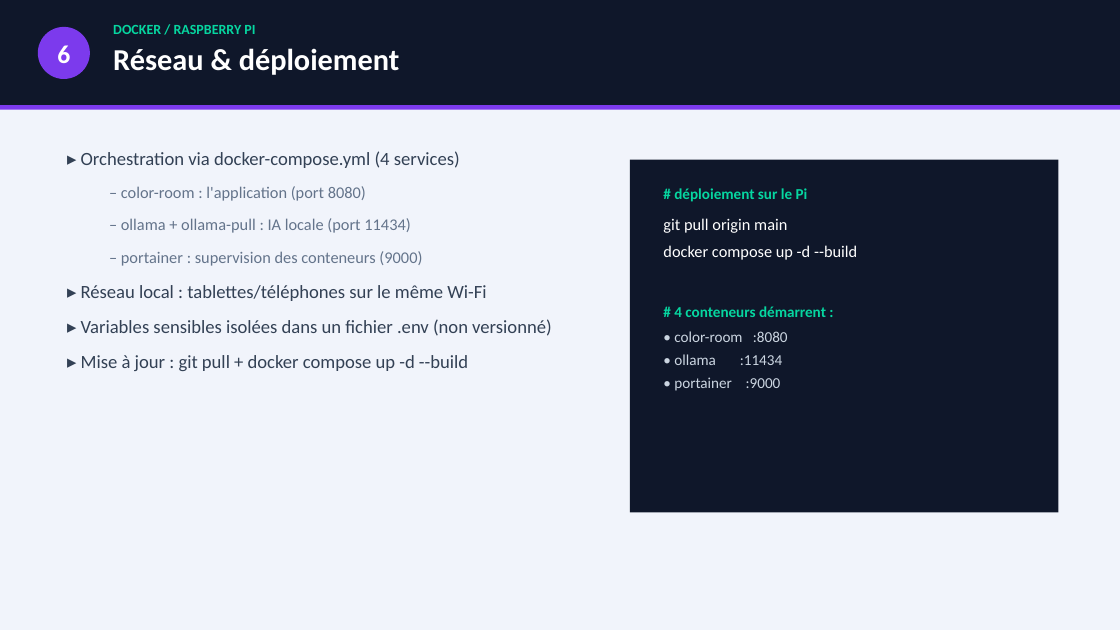
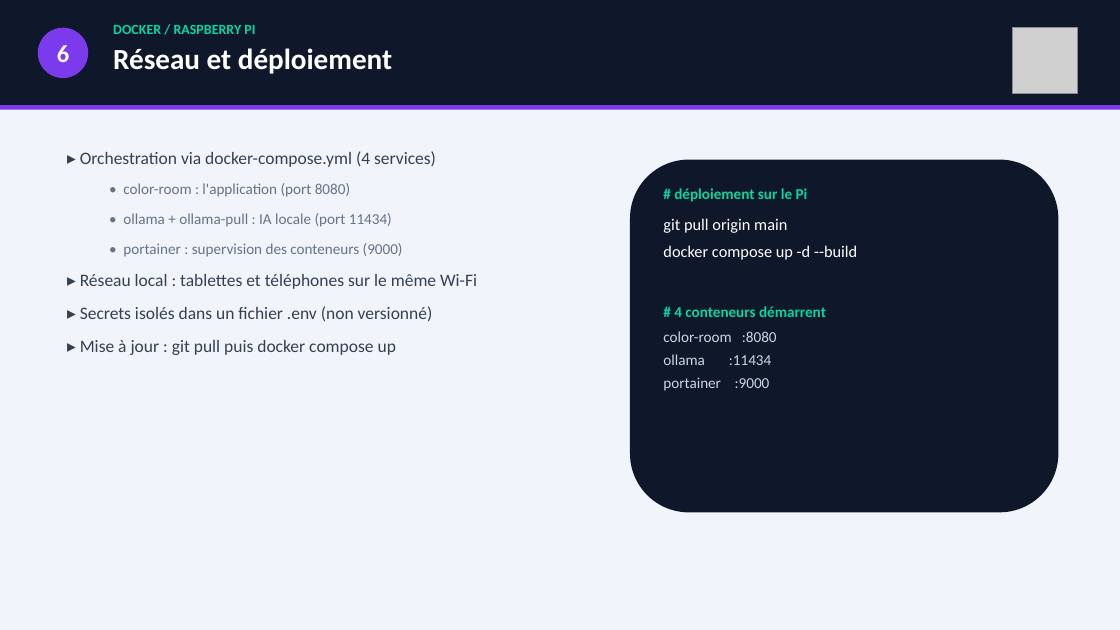
Before and after one commit to NewGenesisAgency/color_room, a slide deck: slide 10 of ColorRoom_Presentation_BTS_CIEL.pptx (slide 9 before the commit). Drawn at 1120x630 pixels with LibreOffice and Linux fonts; fonts in the diff are those of the drawing; grey boxes stand for pictures. Boxes give left, top, right and bottom in pixels: in the first picture for what was removed or moved away, otherwise in the second. Text is boxed around its words. In the diff, an @@ line names an element or a change of style, - is before the commit and + after.

```diff
--- a/ColorRoom_Presentation_BTS_CIEL.pptx
+++ b/ColorRoom_Presentation_BTS_CIEL.pptx
@@ ellipse "6" at (x1=38, y1=28, x2=88, y2=78): size 22 to 21 pt @@
@@ picture added at (x1=1012, y1=28, x2=1078, y2=93) @@
@@ text at (x1=113, y1=48, x2=392, y2=74): text changed; size 26 to 25 pt @@
-Réseau & déploiement
+Réseau et déploiement
@@ text at (x1=80, y1=151, x2=436, y2=167): size 16 to 15 pt in "▸ Orchestration via docker-compose.yml (4 services)"; less space between paragraphs @@
@@ rounded rectangle at (x1=630, y1=160, x2=1059, y2=513): rectangle to rounded rectangle @@
@@ text at (x1=80, y1=183, x2=477, y2=355): text changed; size 16 to 15 pt @@
-  – color-room : l'application (port 8080)
-  – ollama + ollama-pull : IA locale (port 11434)
-  – portainer : supervision des conteneurs (9000)
-▸ Réseau local : tablettes/téléphones sur le même Wi-Fi
-▸ Variables sensibles isolées dans un fichier .env (non versionné)
-▸ Mise à jour : git pull + docker compose up -d --build
+  • color-room : l'application (port 8080)
+  • ollama + ollama-pull : IA locale (port 11434)
+  • portainer : supervision des conteneurs (9000)
+▸ Réseau local : tablettes et téléphones sur le même Wi-Fi
+▸ Secrets isolés dans un fichier .env (non versionné)
+▸ Mise à jour : git pull puis docker compose up
@@ text at (x1=663, y1=306, x2=826, y2=391): text changed @@
-# 4 conteneurs démarrent :
-• color-room :8080
-• ollama :11434
-• portainer :9000
+# 4 conteneurs démarrent
+color-room :8080
+ollama :11434
+portainer :9000
```
Also in this commit, not shown: 18 other slides changed, 2 slides added, 24 other files.
